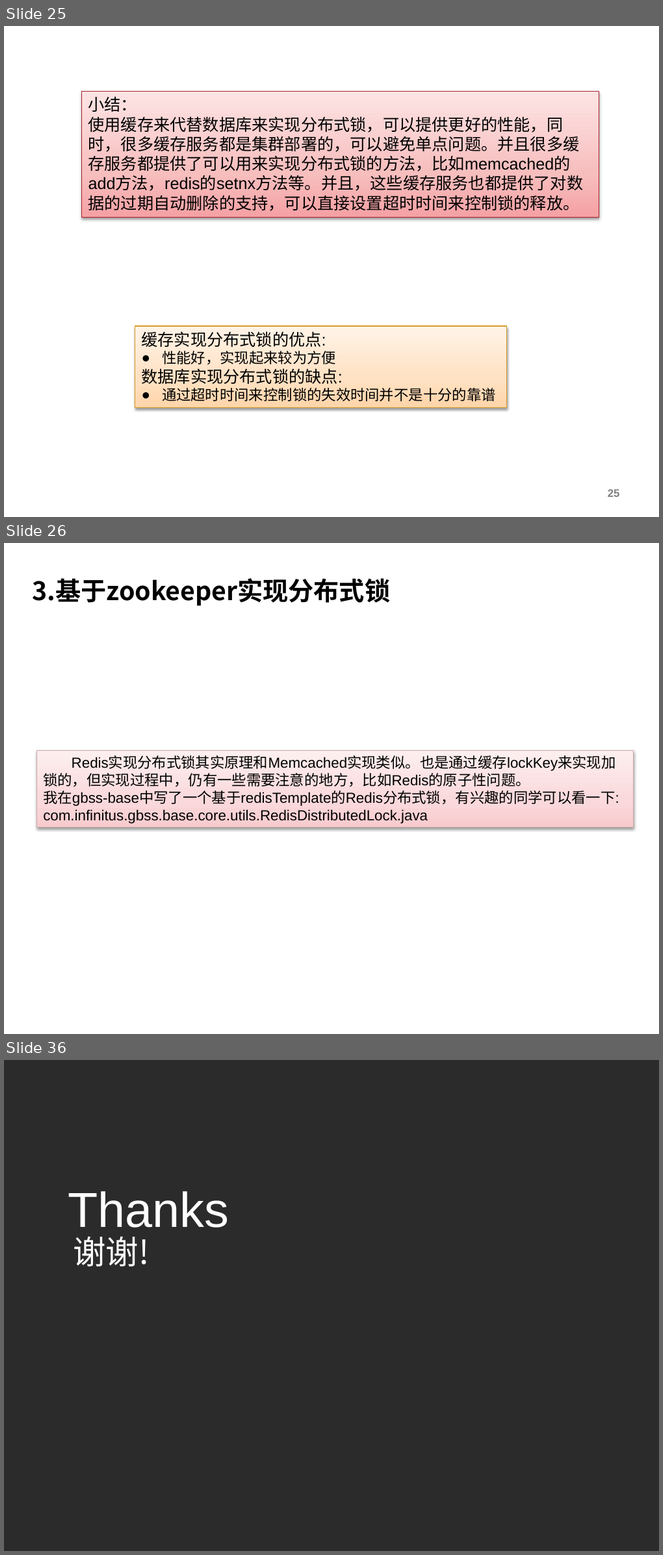
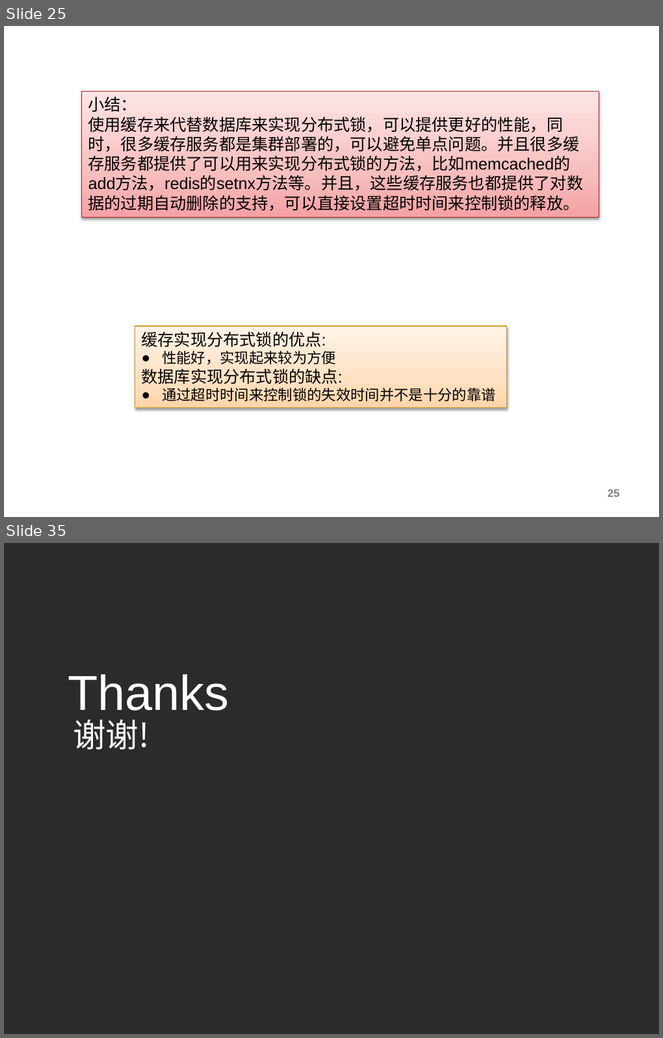
Before and after one commit to charlesmao/document, a slide deck: 分布式锁的三种实现方式-20180419.pptx. Shown one above the other, each under a label of ours: slides 25, 26 and 36 before the commit, slides 25 and 35 after it; the slides between them are not shown. The pictures are 663x1555 and 663x1038 pixels, drawn with LibreOffice and Linux fonts; fonts in the diff are those of the drawing; background and template pictures are left out; a plain dark background stands for a picture behind light text. Boxes give left, top, right and bottom in pixels: in the first picture for what was removed or moved away, otherwise in the second. Text is boxed around its words. In the diff, an @@ line names an element or a change of style, - is before the commit and + after.

```diff
--- a/分布式锁的三种实现方式-20180419.pptx
+++ b/分布式锁的三种实现方式-20180419.pptx
@@ slide 26 removed at <box>4,543,659,1034</box>, background #FFFFFF @@
@@ title removed at <box>33,578,391,606</box> @@
-3.基于zookeeper实现分布式锁
@@ rectangle removed at <box>36,751,634,828</box> @@
-Redis实现分布式锁其实原理和Memcached实现类似。也是通过缓存lockKey来实现加锁的，但实现过程中，仍有一些需要注意的地方，比如Redis的原子性问题。
-我在gbss-base中写了一个基于redisTemplate的Redis分布式锁，有兴趣的同学可以看一下:
-com.infinitus.gbss.base.core.utils.RedisDistributedLock.java
@@ what was slide 36 is now slide 35 @@
```
Also in this commit, not shown: 12 slides changed, 9 slides added, 9 other slides removed.
